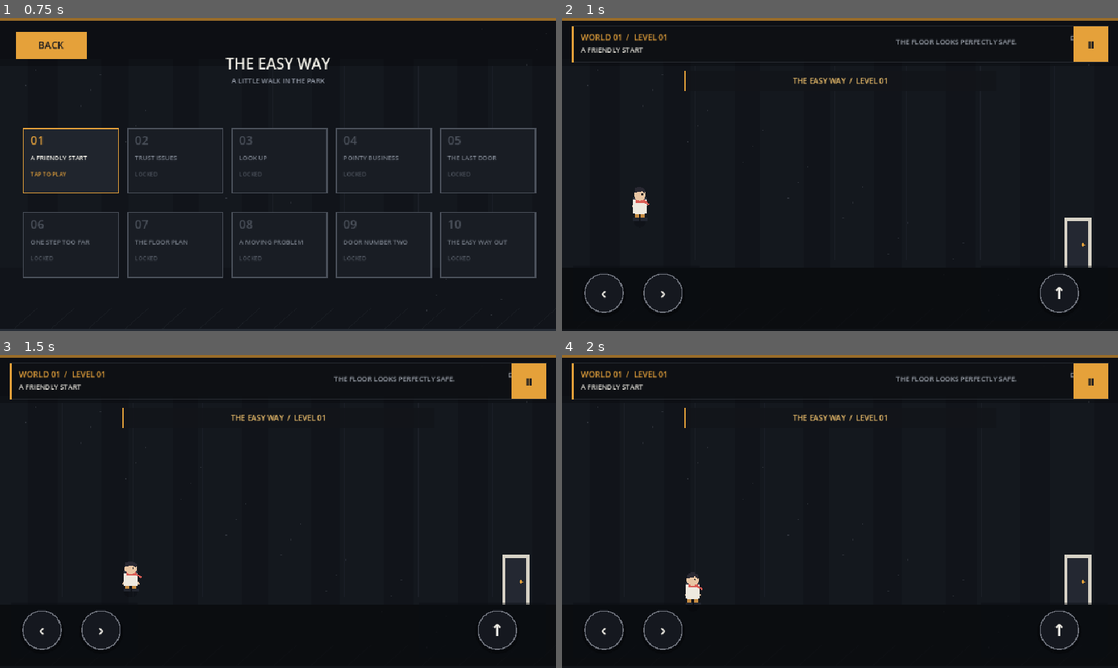
Above: before the commit, frames 1-4 (two rows, left to right).
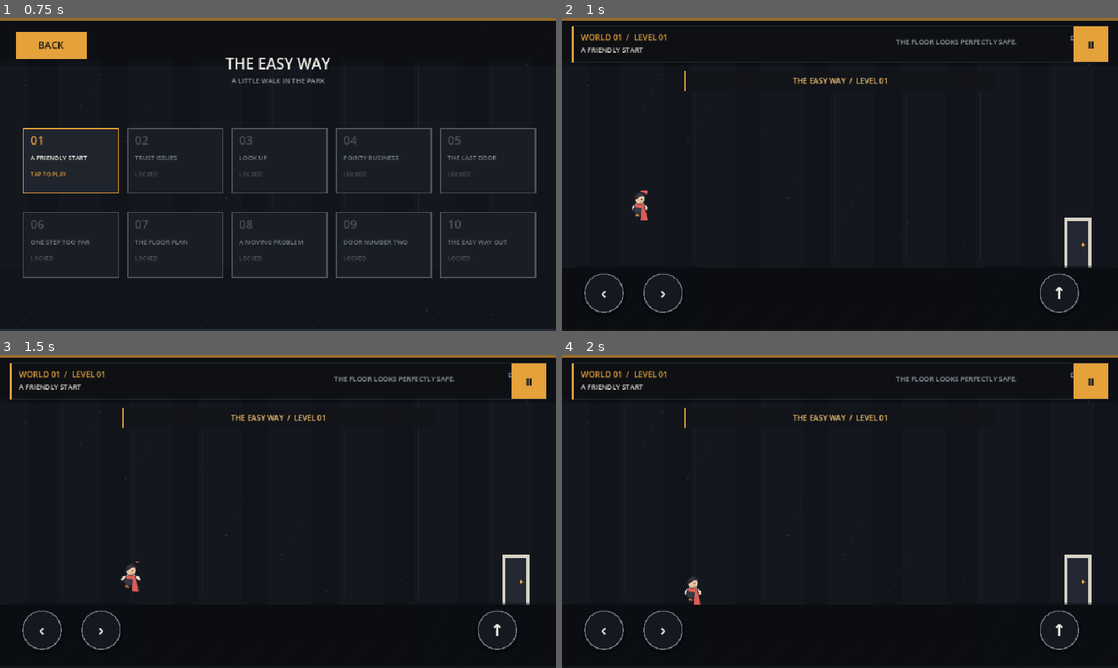
Above: after the commit, the same moments.

Repository: Nahiyan-WAE-Teams/level-devil
Game: Godot game, scene res://scenes/main.tscn
The game is run twice, just before and just after one commit, with the same random seed, the same clock (stepped at 60 frames per second) and the same inputs.
Inputs (mouse positions are in pixels of both pictures, inside the frame that each line leads up to):
- Up to frame 1 (0.75 s): tap Enter at 0.5, 0.6 s; move the mouse to (400, 158) at 0.52 s; hold D from 0.53 s (still down); click (400, 158) at 0.67 s
- Up to frame 2 (1 s): keep holding D; tap Space at 0.77 s
- Up to frame 3 (1.5 s): release D at 1.25 s; drag from (166, 527) to (328, 605) at 1.27 s
- Up to frame 4 (2 s): no input

Frame 1 is identical in both runs. In frame 2, 0.2% of the frame differs, in the area x 12-16%, y 55-65%; in frame 3, 0.2%; in frame 4, 0.2%.

Commit message:
Replace procedural body drawing with animated original SVG sprite atlas

Diff:
--- a/scripts/player.gd
+++ b/scripts/player.gd
@@ -23,6 +23,7 @@
 var blink_timer := 2.5
 var blink_closed := false
 var death_time := 0.0
+var sprite: AnimatedSprite2D
 
 func _ready() -> void:
 	collision_layer = 1
@@ -34,25 +35,68 @@
 	shape.shape = capsule
 	shape.position = Vector2(0, -21)
 	add_child(shape)
+	sprite = AnimatedSprite2D.new()
+	sprite.name = "Sprite"
+	sprite.position = Vector2(0, -25.6)
+	sprite.scale = Vector2(0.8, 0.8)
+	sprite.sprite_frames = _create_sprite_frames()
+	sprite.play("idle")
+	add_child(sprite)
 
 func _process(delta: float) -> void:
 	if not alive:
 		death_time += delta
 		var fade := clampf(death_time / 0.48, 0.0, 1.0)
 		rotation = lerpf(0.0, TAU * 0.72, fade)
-		modulate.a = 1.0 - fade
-		queue_redraw()
+		var fade_tint := sprite.modulate
+		fade_tint.a = 1.0 - fade
+		sprite.modulate = fade_tint
 		return
 	blink_timer -= delta
 	if blink_timer <= 0.0:
 		blink_closed = not blink_closed
 		blink_timer = 0.10 if blink_closed else randf_range(2.0, 4.5)
-	if alive and absf(velocity.x) > 12.0 and is_on_floor():
+	if absf(velocity.x) > 12.0 and is_on_floor():
 		run_phase += delta * 13.0
 		body_bob = sin(run_phase * 2.0) * 1.8
 	else:
 		body_bob = move_toward(body_bob, 0.0, delta * 12.0)
-	queue_redraw()
+	var next_animation := "idle"
+	if not is_on_floor():
+		next_animation = "jump" if velocity.y < 0.0 else "fall"
+	elif absf(velocity.x) > 12.0:
+		next_animation = "run"
+	if sprite.animation != next_animation:
+		sprite.play(next_animation)
+	sprite.flip_h = facing < 0
+	if reverse_time > 0.0:
+		sprite.modulate = Color("#e5a13a")
+	elif gravity_flip_time > 0.0:
+		sprite.modulate = Color("#8cc7dc")
+	else:
+		sprite.modulate = Color.WHITE
+
+func _create_sprite_frames() -> SpriteFrames:
+	var texture := load("res://assets/player_sheet.svg") as Texture2D
+	var frames := SpriteFrames.new()
+	if frames.has_animation("default"):
+		frames.remove_animation("default")
+	_add_animation(frames, texture, "idle", 0, 4, 5.0, true)
+	_add_animation(frames, texture, "run", 1, 6, 12.0, true)
+	_add_animation(frames, texture, "jump", 2, 4, 10.0, false)
+	_add_animation(frames, texture, "fall", 2, 2, 5.0, true, 2)
+	_add_animation(frames, texture, "death", 3, 6, 12.5, false)
+	return frames
+
+func _add_animation(frames: SpriteFrames, texture: Texture2D, animation_name: String, row: int, count: int, speed: float, looping: bool, start_frame: int = 0) -> void:
+	frames.add_animation(animation_name)
+	frames.set_animation_speed(animation_name, speed)
+	frames.set_animation_loop(animation_name, looping)
+	for frame_index in range(start_frame, start_frame + count):
+		var atlas := AtlasTexture.new()
+		atlas.atlas = texture
+		atlas.region = Rect2(frame_index * 64, row * 64, 64, 64)
+		frames.add_frame(animation_name, atlas)
 
 func _physics_process(delta: float) -> void:
 	if not alive:
@@ -117,7 +161,8 @@
 	alive = false
 	death_time = 0.0
 	rotation = 0.0
-	modulate = Color.WHITE
+	sprite.modulate = Color.WHITE
+	sprite.play("death")
 	died.emit()
 
 func revive(at: Vector2) -> void:
@@ -126,42 +171,10 @@
 	alive = true
 	death_time = 0.0
 	rotation = 0.0
-	modulate = Color.WHITE
+	sprite.modulate = Color.WHITE
+	sprite.play("idle")
 	reverse_time = 0.0
 	gravity_flip_time = 0.0
 	gravity_direction = 1.0
 	squash = Vector2(0.7, 1.3)
 	queue_redraw()
-
-func _draw() -> void:
-	var body_color := Color("#eee9df")
-	if reverse_time > 0.0:
-		body_color = Color("#e5a13a")
-	elif gravity_flip_time > 0.0:
-		body_color = Color("#8cc7dc")
-	draw_set_transform(Vector2(0, body_bob), 0.0, Vector2(squash.x, squash.y))
-	var moving := absf(velocity.x) > 12.0 and is_on_floor()
-	var stride := sin(run_phase) * 5.0 if moving else 0.0
-	var arm_swing := sin(run_phase + PI) * 4.0 if moving else 0.0
-	var airborne := not is_on_floor()
-	var arm_raise := -7.0 if airborne and velocity.y < 0.0 else (3.0 if airborne else 0.0)
-	draw_circle(Vector2(0, 1), 11.0, Color(0, 0, 0, 0.18))
-	draw_line(Vector2(-7, -25), Vector2(-12 - arm_swing, -15 + arm_raise), Color("#d8b99b"), 5.0)
-	draw_line(Vector2(7, -25), Vector2(12 + arm_swing, -15 + arm_raise), Color("#d8b99b"), 5.0)
-	draw_rect(Rect2(-9 - stride * 0.35, -13, 7, 12), Color("#c58b42"))
-	draw_rect(Rect2(2 + stride * 0.35, -13, 7, 12), Color("#c58b42"))
-	draw_rect(Rect2(-12 - stride, -4, 11, 5), Color("#222630"))
-	draw_rect(Rect2(2 + stride, -4, 11, 5), Color("#222630"))
-	draw_rect(Rect2(-12, -35, 24, 24), body_color)
-	draw_colored_polygon(PackedVector2Array([Vector2(-11, -29), Vector2(12, -31), Vector2(9, -10), Vector2(-9, -10)]), body_color)
-	draw_rect(Rect2(-12, -38, 24, 4), Color("#343943"))
-	draw_colored_polygon(PackedVector2Array([Vector2(-8, -35), Vector2(8, -35), Vector2(13, -30), Vector2(-7, -29)]), Color("#d95d55"))
-	draw_line(Vector2(8, -31), Vector2(17, -26 + sin(run_phase * 0.7) * 2.0), Color("#d95d55"), 3.0)
-	draw_circle(Vector2(0, -43), 10.5, Color("#e8c5a3"))
-	draw_colored_polygon(PackedVector2Array([Vector2(-10, -45), Vector2(-8, -54), Vector2(2, -56), Vector2(10, -50), Vector2(9, -43), Vector2(4, -48), Vector2(-3, -47)]), Color("#292832"))
-	draw_circle(Vector2(-6, -37), 2.2, Color("#e8c5a3"))
-	if not blink_closed:
-		draw_circle(Vector2(facing * 4.0, -43), 1.5, Color("#17191f"))
-	else:
-		draw_line(Vector2(2, -43), Vector2(6, -43), Color("#17191f"), 1.2)
-	draw_set_transform(Vector2.ZERO, 0.0, Vector2.ONE)
